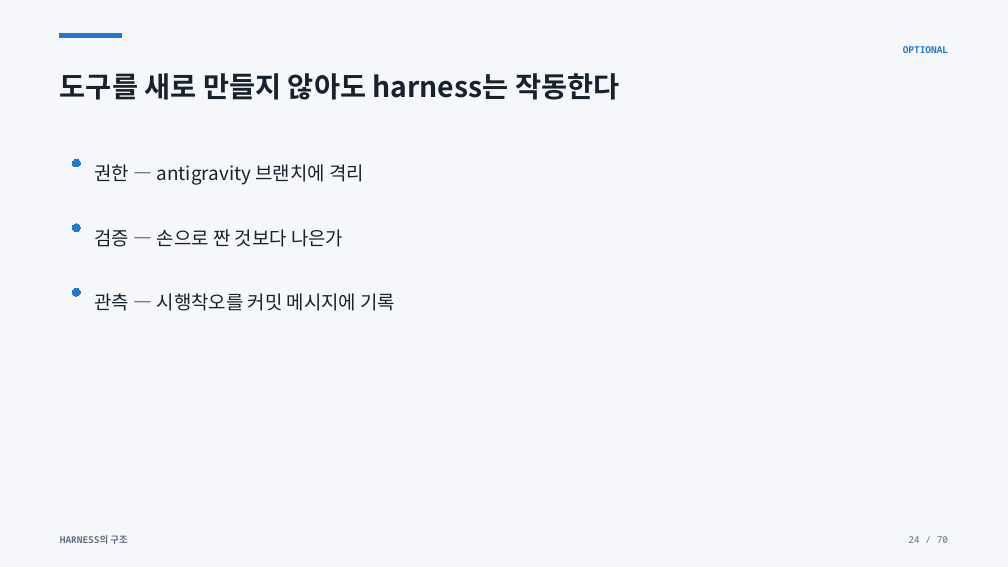
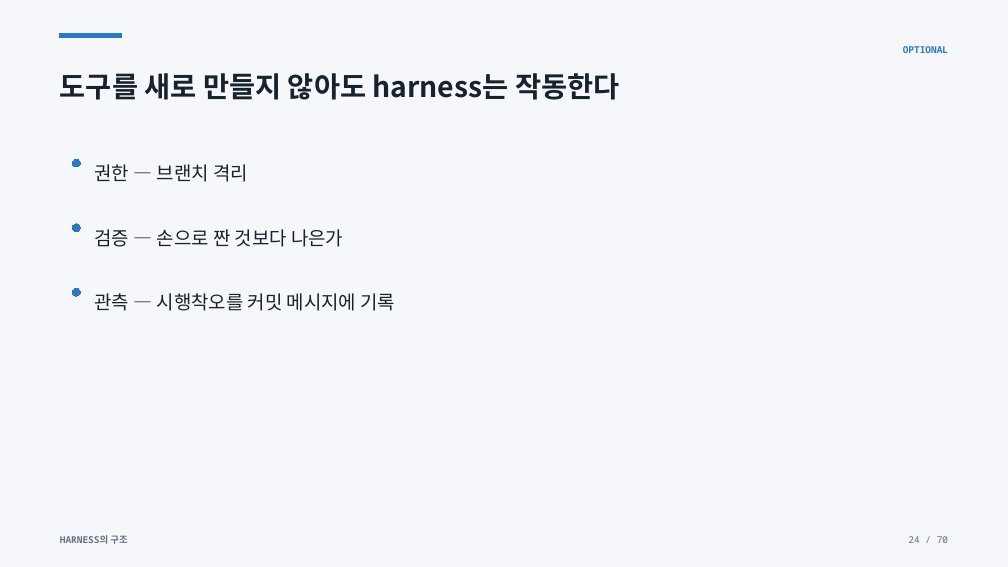
Before and after one commit to aplaxas/AI-Harness, a slide deck: slide 24 of AI-Harness-5h-Lecture-final.pptx. Drawn at 1008x567 pixels with LibreOffice and Linux fonts; fonts in the diff are those of the drawing. Boxes give left, top, right and bottom in pixels: in the first picture for what was removed or moved away, otherwise in the second. Text is boxed around its words. In the diff, an @@ line names an element or a change of style, - is before the commit and + after.

Commit message:
ppt

```diff
--- a/AI-Harness-5h-Lecture-final.pptx
+++ b/AI-Harness-5h-Lecture-final.pptx
@@ text at [94, 164, 248, 182]: text changed @@
-권한 — antigravity 브랜치에 격리
+권한 — 브랜치 격리
```
Also in this commit, not shown: 3 other slides changed, 2 other files.
